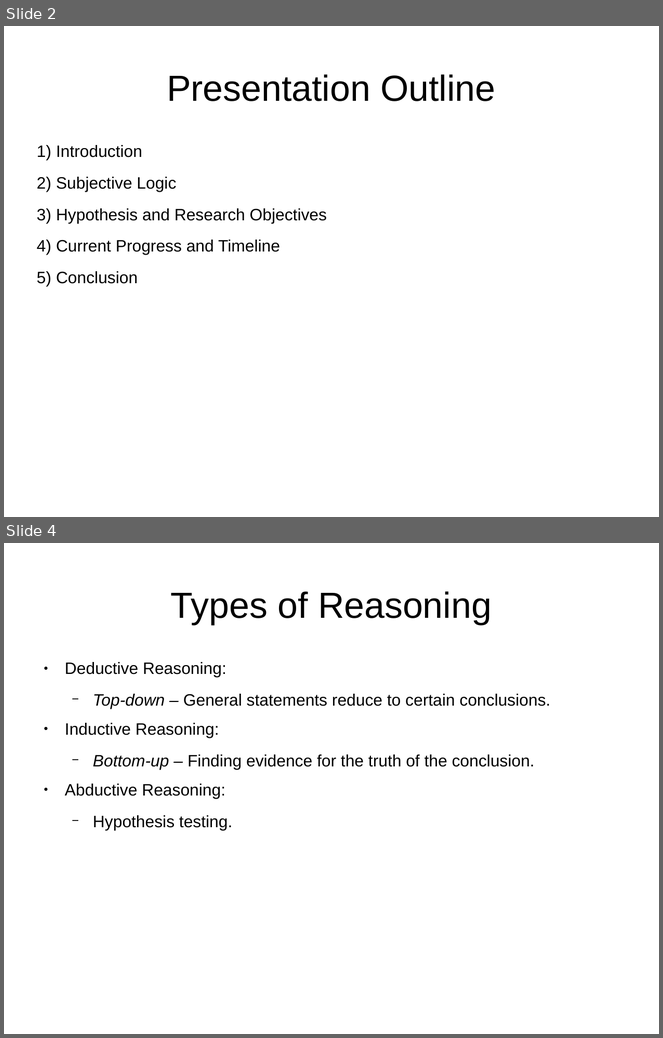
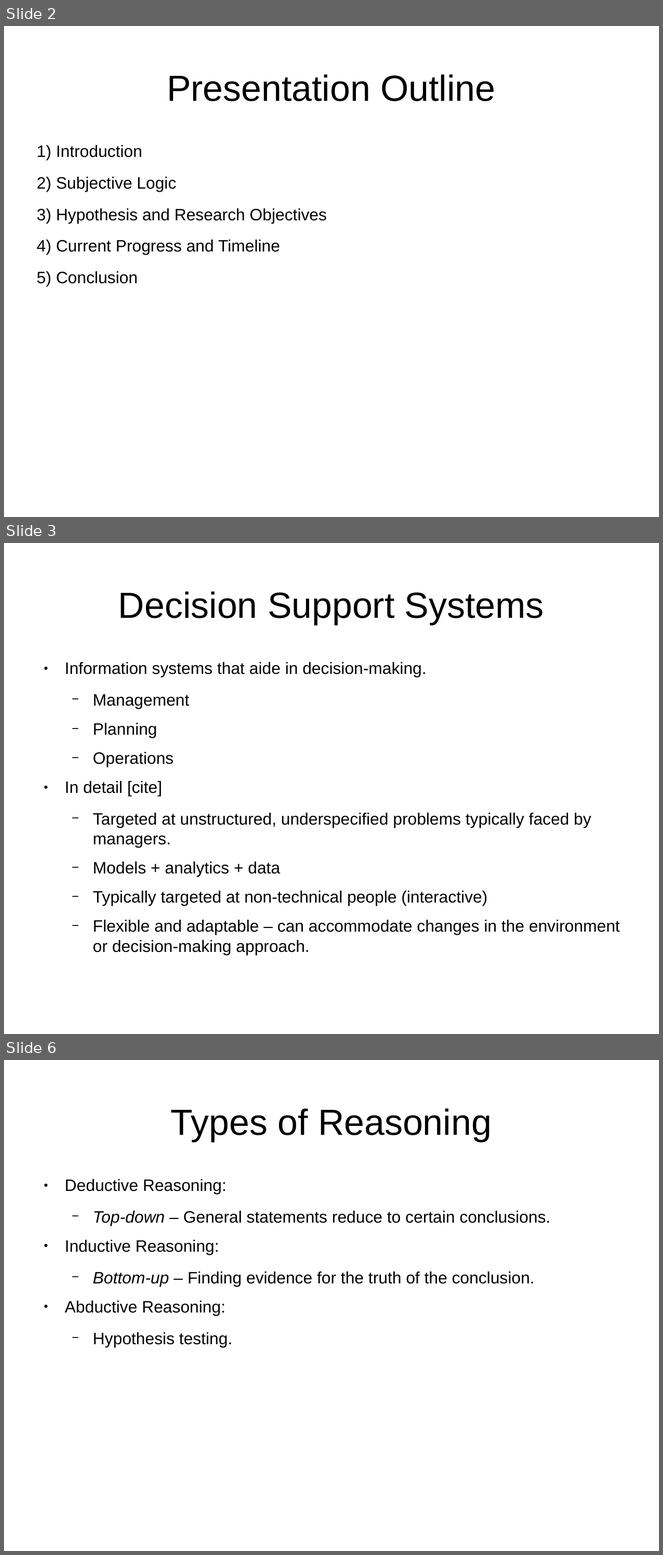
Before and after one commit to bstamour/SLHS, a slide deck: docs/proposal-from-bob.odp. Shown one above the other, each under a label of ours: slides 2 and 4 before the commit, slides 2, 3 and 6 after it; the slides between them are not shown. The pictures are 663x1038 and 663x1555 pixels, drawn with LibreOffice and Linux fonts; fonts in the diff are those of the drawing. Boxes give left, top, right and bottom in pixels: in the first picture for what was removed or moved away, otherwise in the second. Text is boxed around its words. In the diff, an @@ line names an element or a change of style, - is before the commit and + after.

Commit message:
dss stuff.

```diff
--- a/docs/proposal-from-bob.odp
+++ b/docs/proposal-from-bob.odp
@@ slide 3 added at (4,543,659,1034), background #FFFFFF @@
@@ title added at (118,591,544,625), 44 pt, text #000000 @@
+Decision Support Systems
@@ text added at (65,662,620,935), 20 pt, text #000000 @@
+● Information systems that aide in decision-making.
+  − Management
+  − Planning
+  − Operations
+● In detail [cite]
+  − Targeted at unstructured, underspecified problems typically faced by managers.
+  − Models + analytics + data
+  − Typically targeted at non-technical people (interactive)
+  − Flexible and adaptable – can accommodate changes in the environment or decision-making approach.
@@ what was slide 4 is now slide 6 @@
```
Also in this commit, not shown: 2 other slides added, 2 slides removed.
